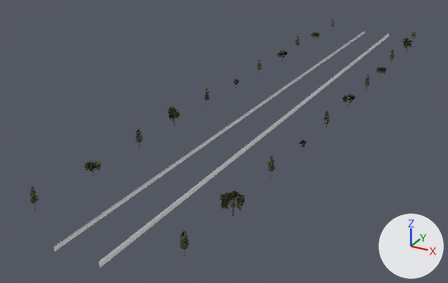
A saved change to the OBJ model DX12App/Models/R-2-2-A_Transparent.obj.
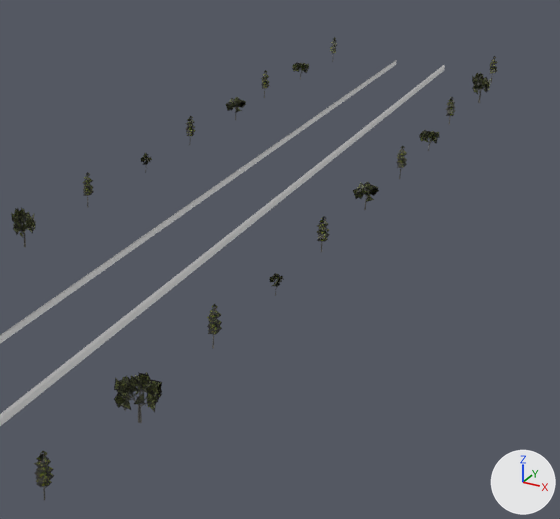
The first picture shows the older version from a camera (50 mm lens) standing at (1087.0, -2604.0, 1026.0) and looking at (-217.0, -232.0, -159.0). The close-ups show both versions on the part from 36% to 100% of the width and 0% to 94% of the height of that picture. The lights are fixed; the arrows at lower right show +X, +Y and +Z. Where no turn or scale is listed for an object, it has been applied to the vertices.

Names of what the first close-up shows: 'Transparent_Trees_Tree-B-04.004_Trees_Tree-B-04.004', 'Transparent_Wirefence_Wirefence.007_Wirefence_Wirefence.007'.
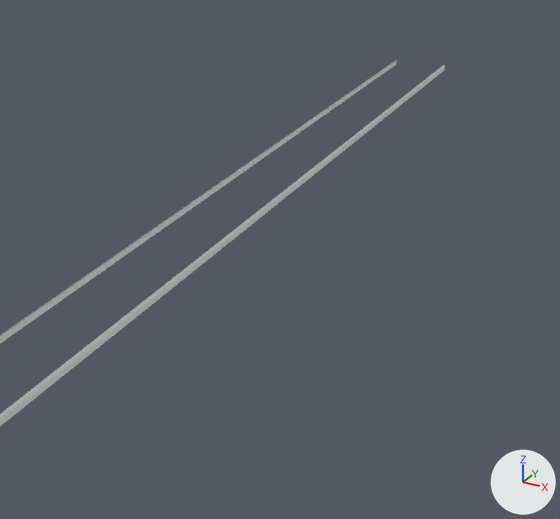
What differs and where, as boxes [x1, y1, x2, y2] in the close-ups (560 x 519 px):
'Transparent_Trees_Tree-B-04.004_Trees_Tree-B-04.004', deleted: before [11, 37, 498, 500]

Diff of the bpy script that builds the scene:
```diff
--- a/DX12App/Models/R-2-2-A_Transparent.obj.py
+++ b/DX12App/Models/R-2-2-A_Transparent.obj.py
@@ ob_transparent_trees_tree_b_04_004_trees_tree_b_04_004 @@
-ob_transparent_trees_tree_b_04_004_trees_tree_b_04_004 = bpy.data.objects.new('Transparent_Trees_Tree-B-04.004_Trees_Tree-B-04.004', me_transparent_trees_tree_b_04_004_trees_tree_b_04_004)
-ob_transparent_trees_tree_b_04_004_trees_tree_b_04_004.location = (0.0, 0.0, 0.0)
```
